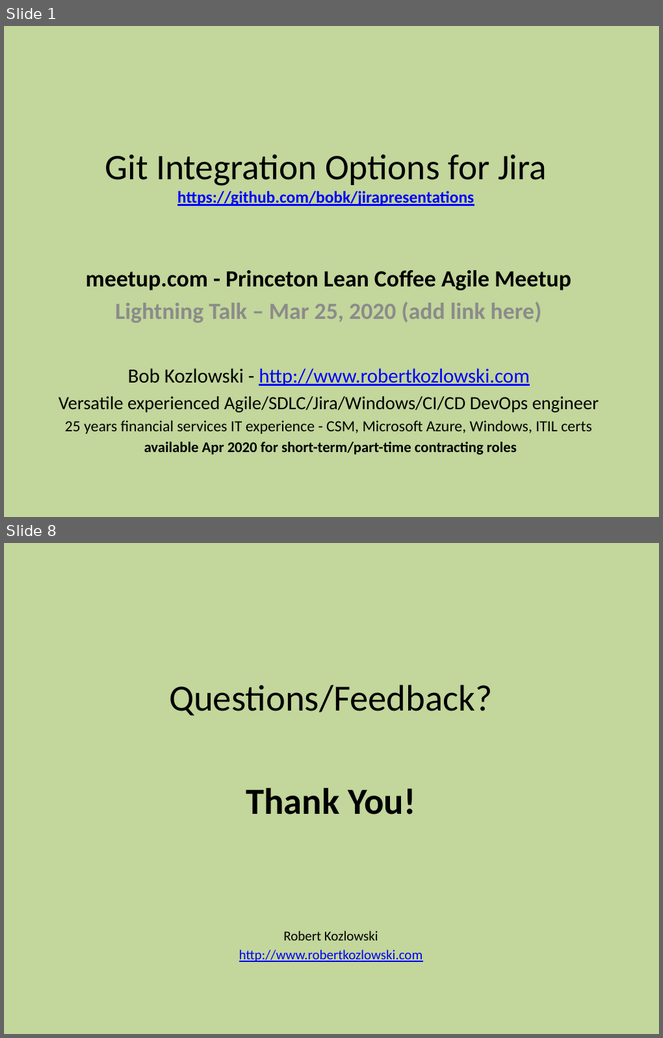
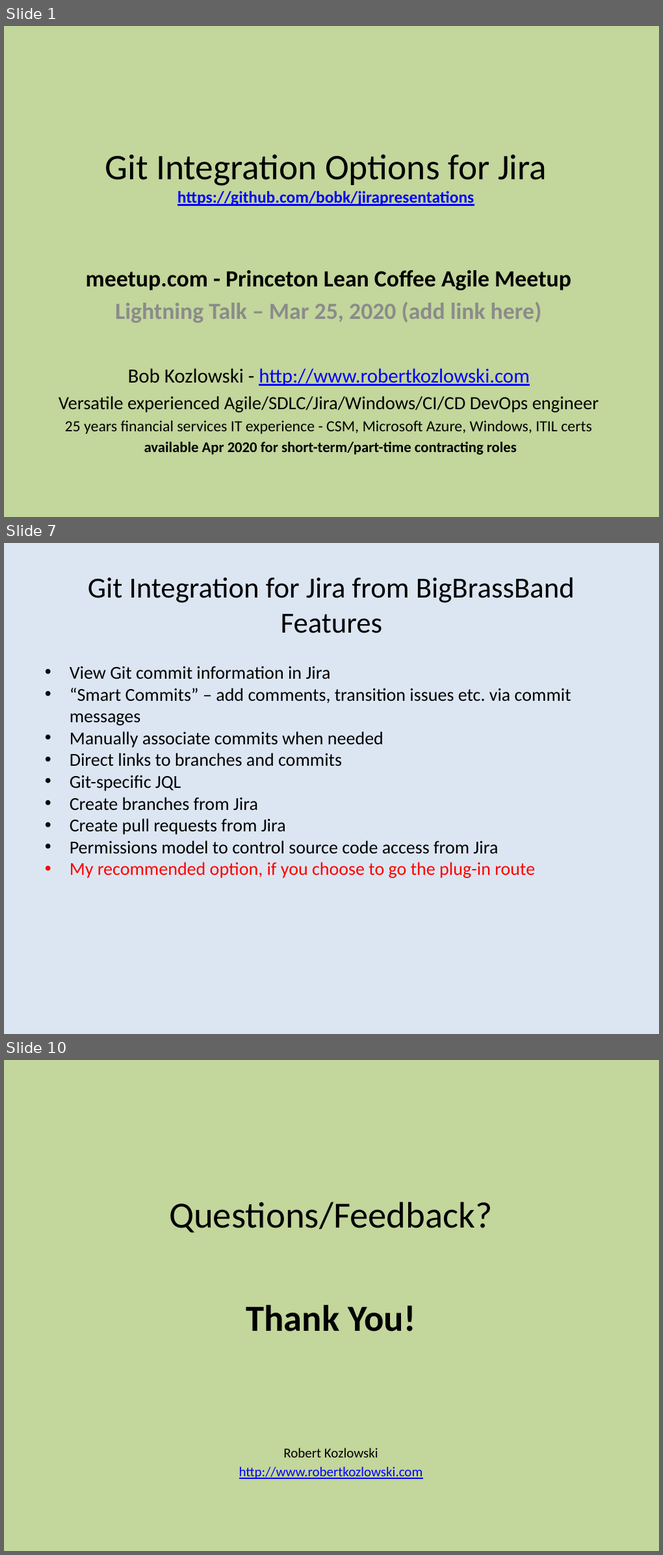
Before and after one commit to bobk/jirapresentations, a slide deck: Git Integration Options for Jira.pptx. Shown one above the other, each under a label of ours: slides 1 and 8 before the commit, slides 1, 7 and 10 after it; the slides between them are not shown. The pictures are 663x1038 and 663x1555 pixels, drawn with LibreOffice and Linux fonts; fonts in the diff are those of the drawing. Boxes give left, top, right and bottom in pixels: in the first picture for what was removed or moved away, otherwise in the second. Text is boxed around its words. In the diff, an @@ line names an element or a change of style, - is before the commit and + after.

```diff
--- a/Git Integration Options for Jira.pptx
+++ b/Git Integration Options for Jira.pptx
@@ slide 7 added at [4, 543, 659, 1034], background #DCE6F2 @@
@@ title added at [88, 577, 575, 633], 32 pt, text #000000 @@
+Git Integration for Jira from BigBrassBand
+Features
@@ text added at [70, 666, 571, 878], 20 pt, text #000000 @@
+• View Git commit information in Jira
+• “Smart Commits” – add comments, transition issues etc. via commit messages
+• Manually associate commits when needed
+• Direct links to branches and commits
+• Git-specific JQL
+• Create branches from Jira
+• Create pull requests from Jira
+• Permissions model to control source code access from Jira
+• My recommended option, if you choose to go the plug-in route
@@ what was slide 8 is now slide 10 @@
```
Also in this commit, not shown: 6 slides changed, 1 other slide added.
